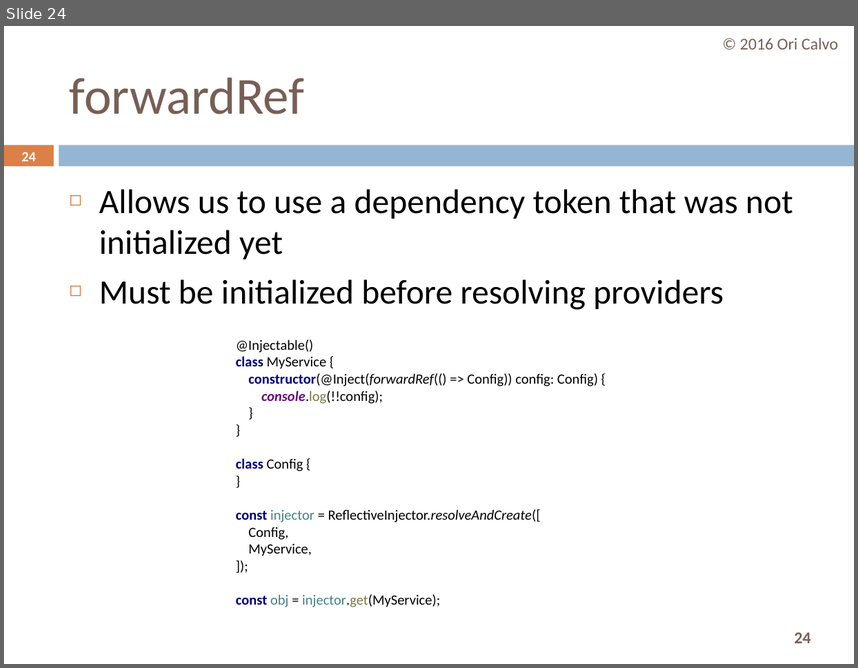
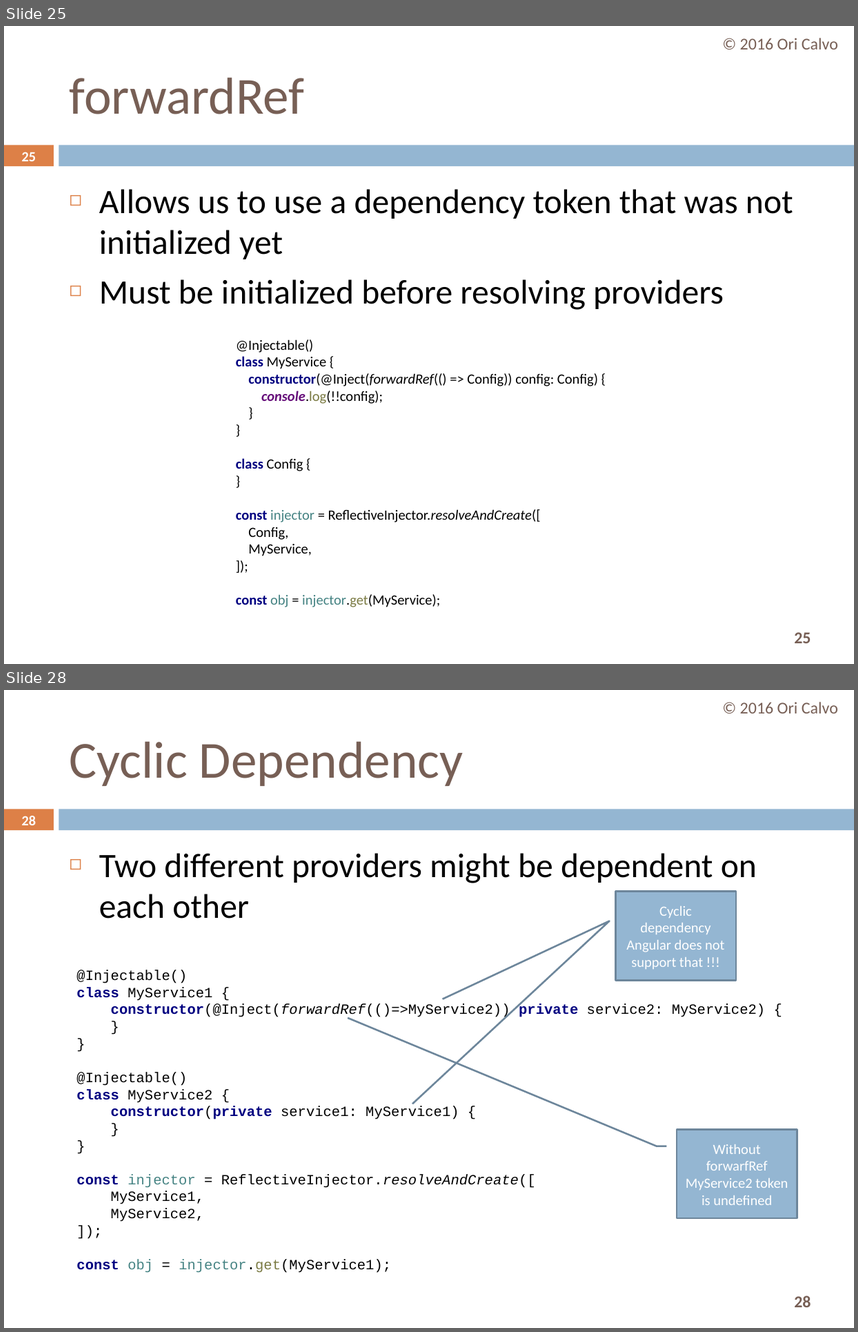
Before and after one commit to oricalvo/course-angular, a slide deck: PPTs/02 Dependency Injection.pptx. Shown one above the other, each under a label of ours: slide 24 before the commit, slides 25 and 28 after it; the slides between them are not shown. The pictures are 858x668 and 858x1332 pixels, drawn with LibreOffice and Linux fonts; fonts in the diff are those of the drawing. Boxes give left, top, right and bottom in pixels: in the first picture for what was removed or moved away, otherwise in the second. Text is boxed around its words. In the diff, an @@ line names an element or a change of style, - is before the commit and + after.

```diff
--- a/PPTs/02 Dependency Injection.pptx
+++ b/PPTs/02 Dependency Injection.pptx
@@ slide 28 added at [4, 690, 854, 1328], background #FFFFFF; not listed: 3 template elements that a slide beside it also shows @@
@@ text added at [740, 702, 838, 713], 14 pt, text #775F55 @@
+© 2016 Ori Calvo
@@ title added at [70, 741, 463, 786], 44 pt, text #775F55 @@
+Cyclic Dependency
@@ page number added at [22, 816, 36, 825], 11.9 pt, text #FFFFFF, bold @@
+28
@@ text added at [99, 853, 757, 918], 29 pt, text #000000 @@
+◻ Two different providers might be dependent on each other
@@ border callout added at [615, 891, 736, 980], fill #94B6D2, outline #6D879B 1.5 pt, 12 pt, text #FFFFFF @@
+Cyclic dependency
+Angular does not support that !!!
@@ text added at [76, 970, 765, 1272], 12 pt, text #000000 @@
+@Injectable()
+class MyService1 {
+constructor(@Inject(forwardRef(()=>MyService2)) private service2: MyService2) {
+}
+}
+@Injectable()
+class MyService2 {
+constructor(private service1: MyService1) {
+}
+}
+const injector = ReflectiveInjector.resolveAndCreate([
+MyService1,
+MyService2,
+]);
+const obj = injector.get(MyService1);
@@ border callout added at [677, 1130, 797, 1218], fill #94B6D2, outline #6D879B 1.5 pt, 12 pt, text #FFFFFF @@
+Without forwarfRef MyService2 token is undefined
@@ what was slide 24 is now slide 25 @@
@@ page number at [22, 152, 36, 161]: text changed @@
-24
+25
@@ page number at [794, 632, 811, 643]: text changed @@
-24
+25
```
Also in this commit, not shown: 2 slides changed, 6 other slides added, 5 other files.
